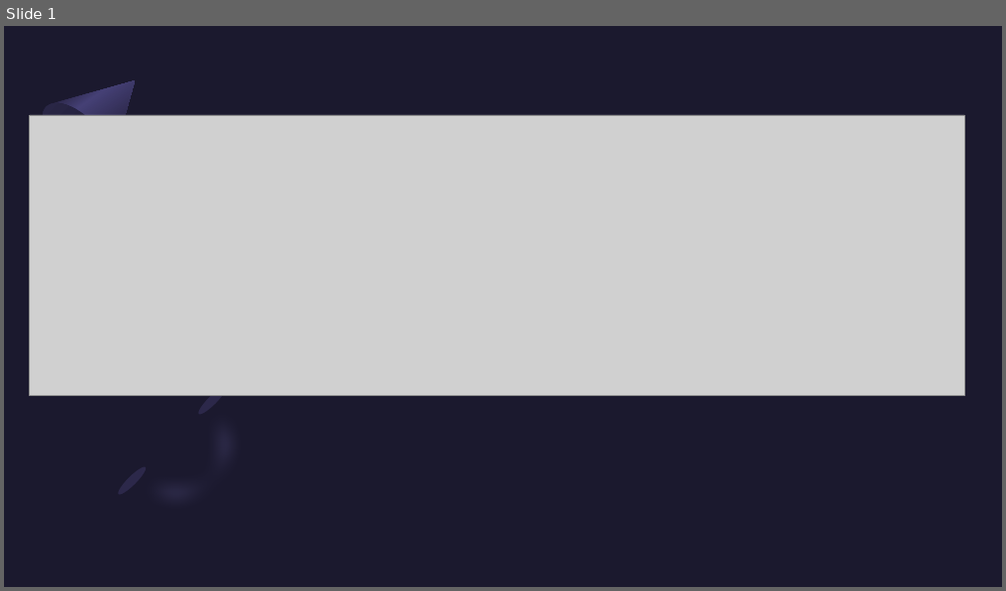
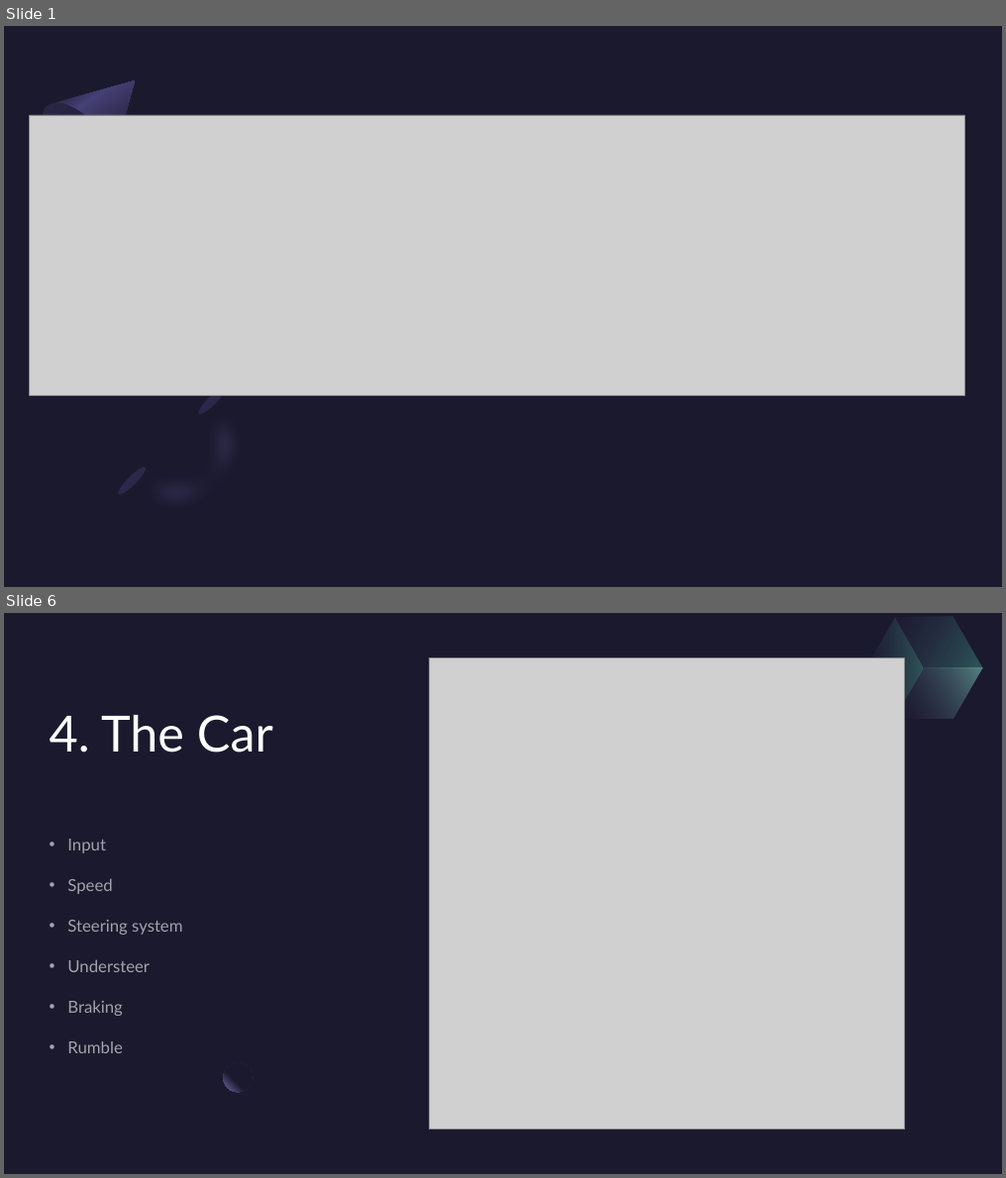
Before and after one commit to TygoB-B5/GTRacing_Pro, a slide deck: Presentatie GTRacingPro.pptx. Shown one above the other, each under a label of ours: slide 1 before the commit, slides 1 and 6 after it; the slides between them are not shown. The pictures are 1006x591 and 1006x1178 pixels, drawn with LibreOffice and Linux fonts; fonts in the diff are those of the drawing; grey boxes stand for pictures. Boxes give left, top, right and bottom in pixels: in the first picture for what was removed or moved away, otherwise in the second. Text is boxed around its words. In the diff, an @@ line names an element or a change of style, - is before the commit and + after.

```diff
--- a/Presentatie GTRacingPro.pptx
+++ b/Presentatie GTRacingPro.pptx
@@ slide 6 added at (4, 613, 1002, 1174), background #1B192E @@
@@ rectangle added at (4, 613, 1002, 1174), fill #1B192E @@
@@ freeform shape added at (850, 618, 939, 719), fill gradient #2C284A to #5BEFC1 @@
@@ freeform shape added at (880, 613, 998, 694), fill gradient #2C284A to #5BEFC1 @@
@@ picture added at (430, 658, 905, 1130) @@
@@ freeform shape added at (894, 643, 983, 745), fill gradient #2C284A to #92F4D6 @@
@@ title added at (50, 715, 273, 753), 48 pt, text #FFFFFF @@
+4. The Car
@@ text added at (67, 839, 182, 1054), 16 pt, text #FFFFFF at 60% opacity @@
+• Input
+• Speed
+• Steering system
+• Understeer
+• Braking
+• Rumble
@@ ellipse added at (224, 1062, 252, 1092), fill gradient #1B192E to #7771B2 @@
```
Also in this commit, not shown: 5 slides changed, 32 other files.
